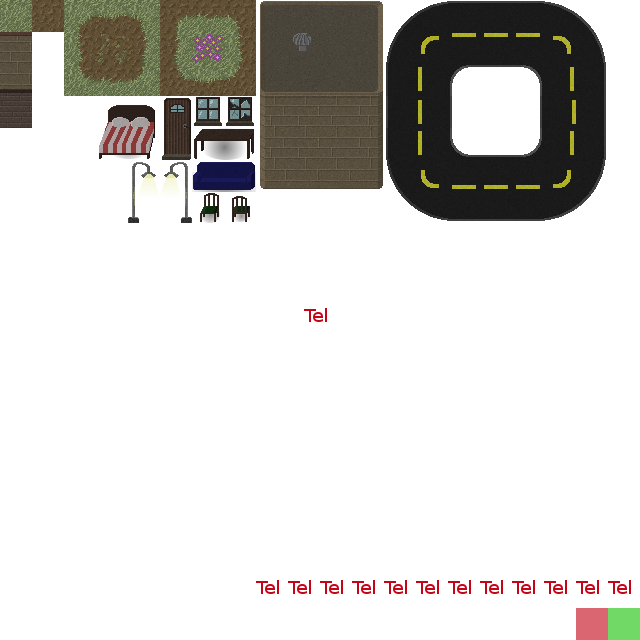
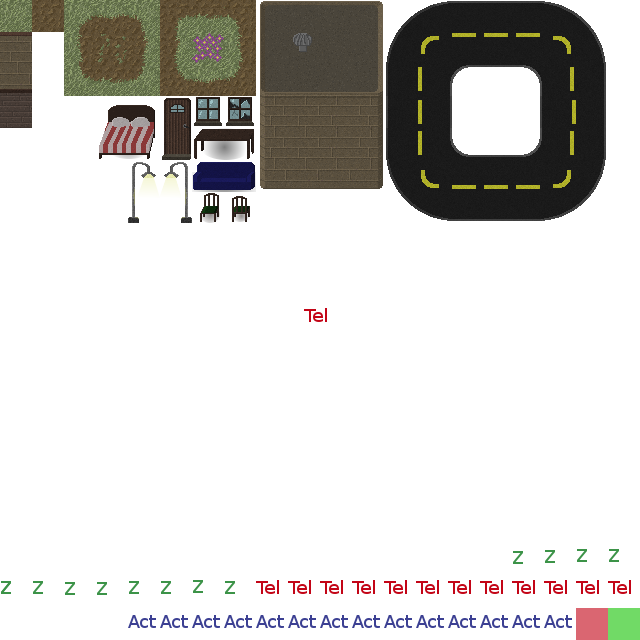
The second 640x640 image is a revision of the first. Changes to its layers:
painted on "Background" over [1, 549, 619, 628]
